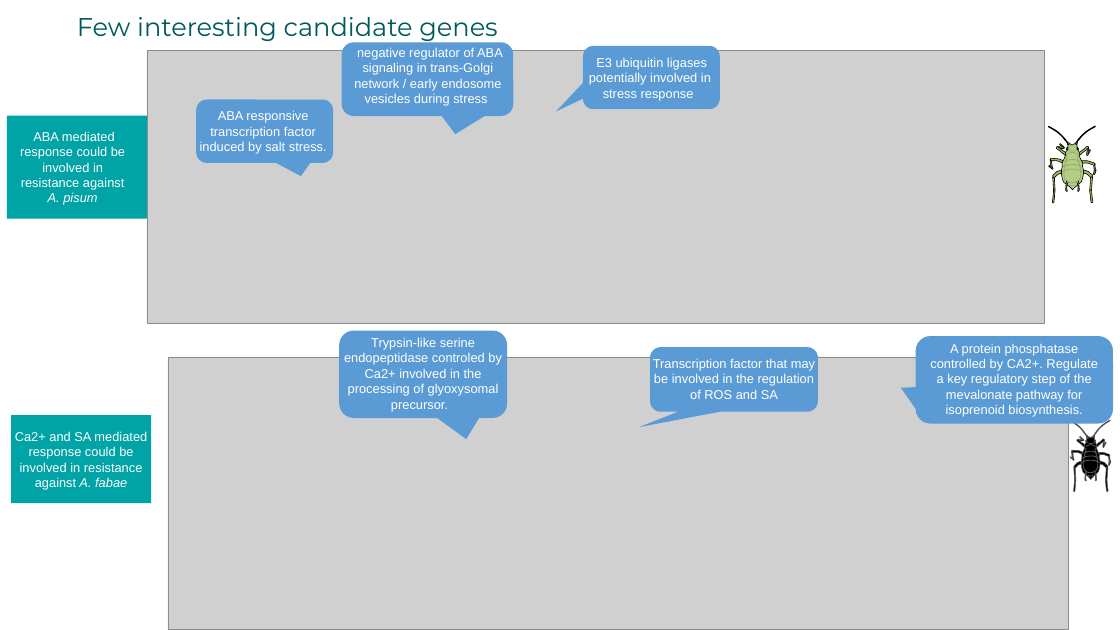
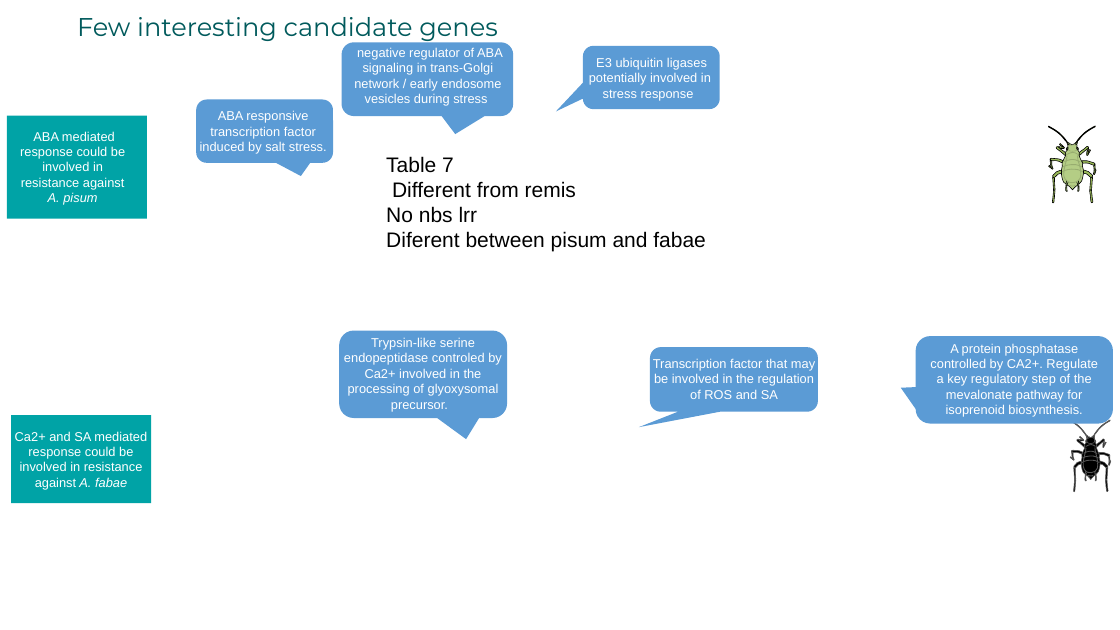
Before and after one commit to igepp-egi/faba_specifics, a slide deck: slide 9 of M01-metabolomic-analysis/untargeted_metabolomic/presentation metabo.pptx (slide 8 before the commit). Drawn at 1120x630 pixels with LibreOffice and Linux fonts; fonts in the diff are those of the drawing; grey boxes stand for pictures. Boxes give left, top, right and bottom in pixels: in the first picture for what was removed or moved away, otherwise in the second. Text is boxed around its words. In the diff, an @@ line names an element or a change of style, - is before the commit and + after.

```diff
--- a/M01-metabolomic-analysis/untargeted_metabolomic/presentation metabo.pptx
+++ b/M01-metabolomic-analysis/untargeted_metabolomic/presentation metabo.pptx
@@ picture removed at [147,50,1045,323] @@
@@ text added at [386,156,706,252], 18 pt, text #000000 @@
+Table 7
+Different from remis
+No nbs lrr
+Diferent between pisum and fabae
@@ outline redrawn in 6 elements at [1070,420,1086,435], [1050,156,1064,164], [1092,164,1096,175], [1083,170,1093,177], [1062,144,1084,190], [1064,155,1081,182] @@
@@ picture removed at [168,357,1069,630] @@
```
Also in this commit, not shown: 30 other slides changed, 4 slides added, 2 slides removed, 1 other file.
